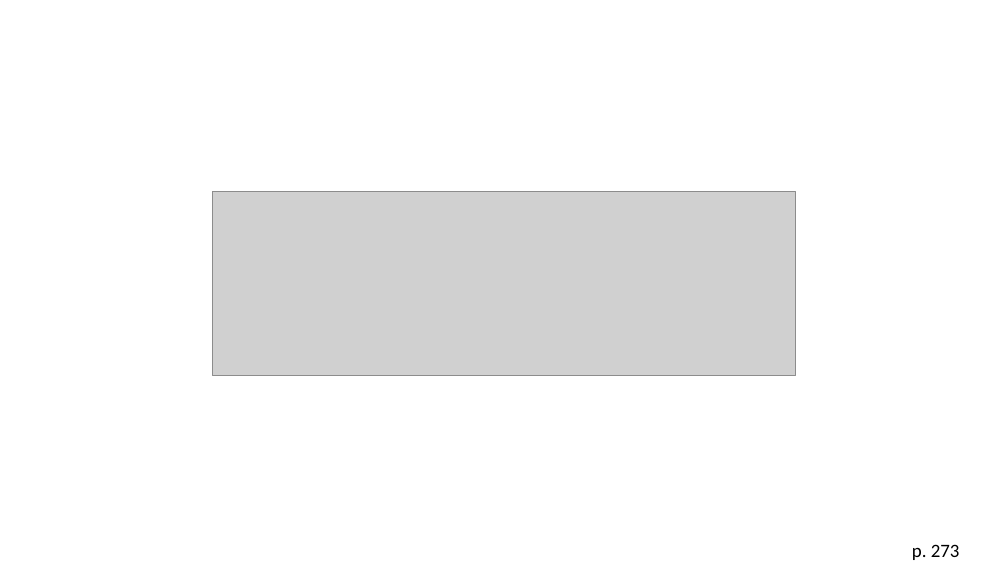
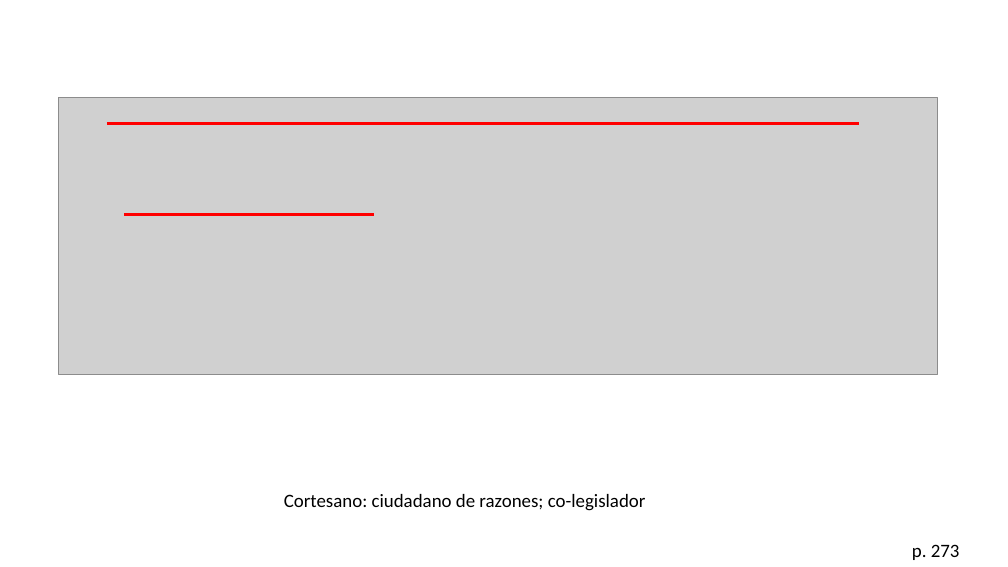
Before and after one commit to zaboltar/zaboltar.github.io, a slide deck: slide 41 of assets uarm/2023 2 UarmPCrit/Taylor - Era Secular 3 y 5.pptx (slide 45 before the commit). Drawn at 1008x567 pixels with LibreOffice and Linux fonts; fonts in the diff are those of the drawing; grey boxes stand for pictures. Boxes give left, top, right and bottom in pixels: in the first picture for what was removed or moved away, otherwise in the second. Text is boxed around its words. In the diff, an @@ line names an element or a change of style, - is before the commit and + after.

```diff
--- a/assets uarm/2023 2 UarmPCrit/Taylor - Era Secular 3 y 5.pptx
+++ b/assets uarm/2023 2 UarmPCrit/Taylor - Era Secular 3 y 5.pptx
@@ picture: place and size @@
-picture at box(212, 191, 796, 376)
+picture at box(59, 98, 938, 375)
@@ line added from (107, 123) to (859, 123), #FF0000 3 pt @@
@@ line added from (124, 215) to (374, 215), #FF0000 3 pt @@
@@ text added at box(284, 494, 646, 511), 18 pt, text #000000 @@
+Cortesano: ciudadano de razones; co-legislador
```
Also in this commit, not shown: 8 other slides changed, 10 slides added, 16 slides removed, 5 other files.
